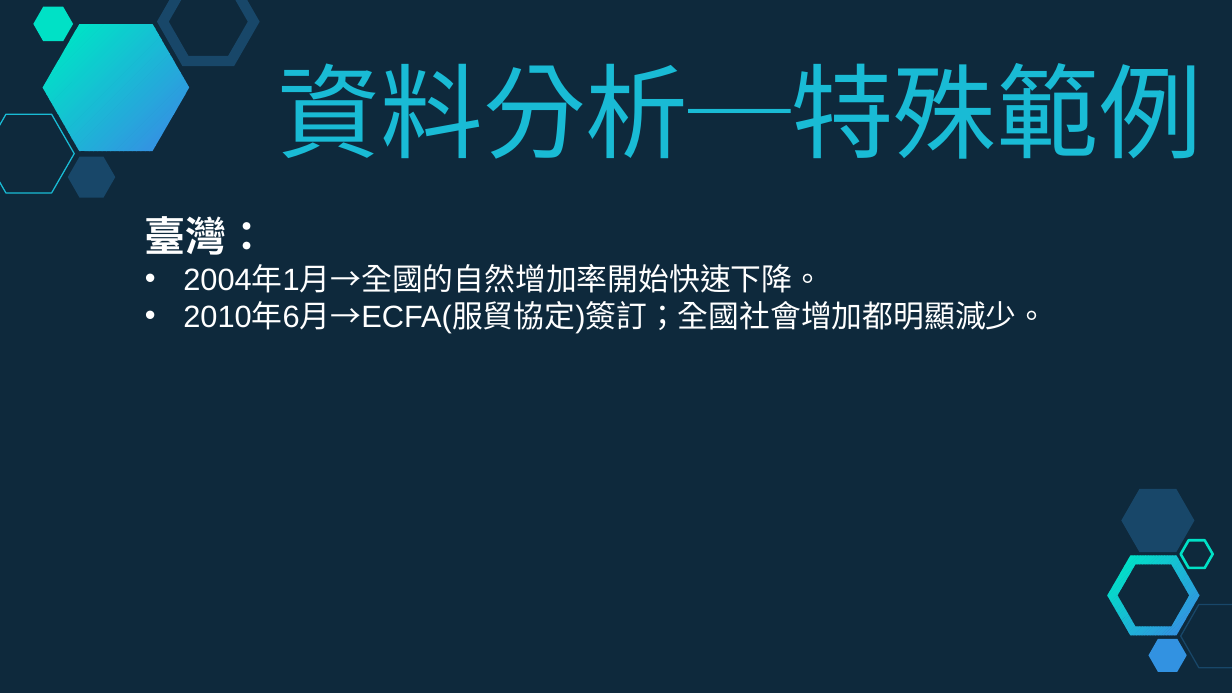
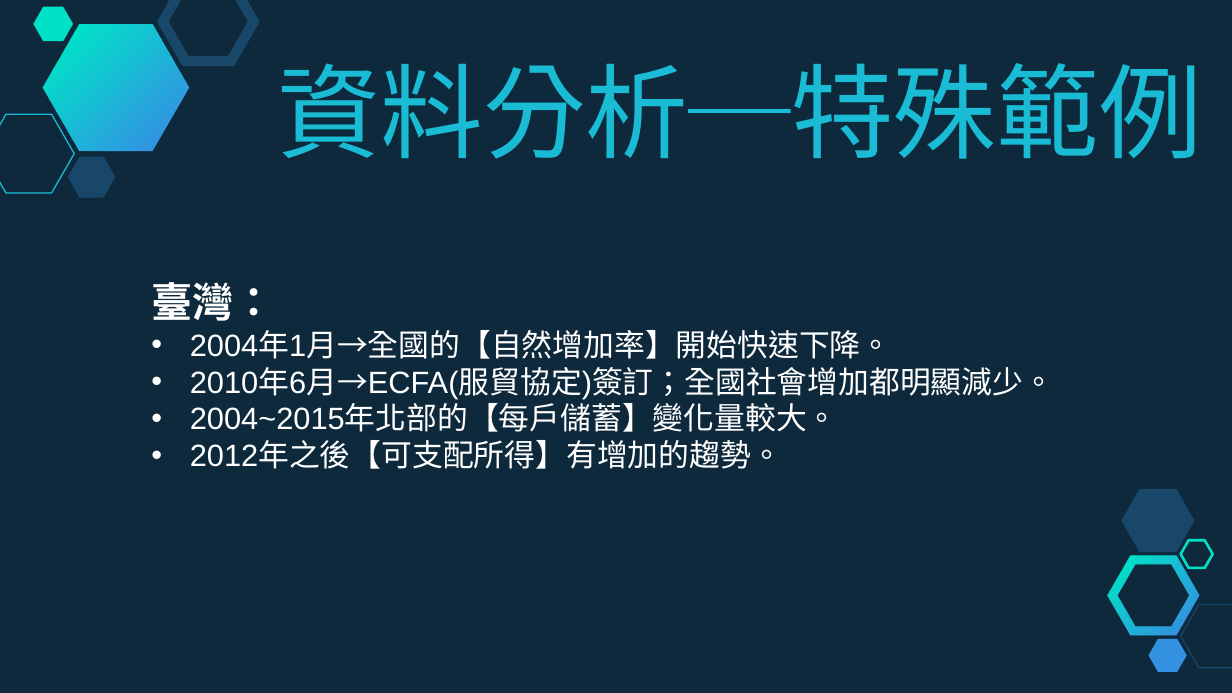
Before and after one commit to chiayi-hackathon-event/ChayiHack2017-WelcomeToTheJaparipa, a slide deck: slide 11 of 歡迎來到甲帕利帕_發表簡報.pptx. Drawn at 1232x693 pixels with LibreOffice and Linux fonts; fonts in the diff are those of the drawing. Boxes give left, top, right and bottom in pixels: in the first picture for what was removed or moved away, otherwise in the second. Text is boxed around its words. In the diff, an @@ line names an element or a change of style, - is before the commit and + after.

```diff
--- a/歡迎來到甲帕利帕_發表簡報.pptx
+++ b/歡迎來到甲帕利帕_發表簡報.pptx
@@ text "臺灣：": place and size @@
-text "臺灣：" at (145, 216, 1047, 333)
+text "臺灣：" at (151, 282, 1054, 469)
@@ text at (190, 331, 892, 359): text changed @@
-            • 2004年1月→全國的自然增加率開始快速下降。
+            • 2004年1月→全國的【自然增加率】開始快速下降。
@@ text at (190, 405, 838, 469): paragraphs added @@
+            • 2004~2015年北部的【每戶儲蓄】變化量較大。
+            • 2012年之後【可支配所得】有增加的趨勢。
```
Also in this commit, not shown: 1 other slide changed, 1 other file.
